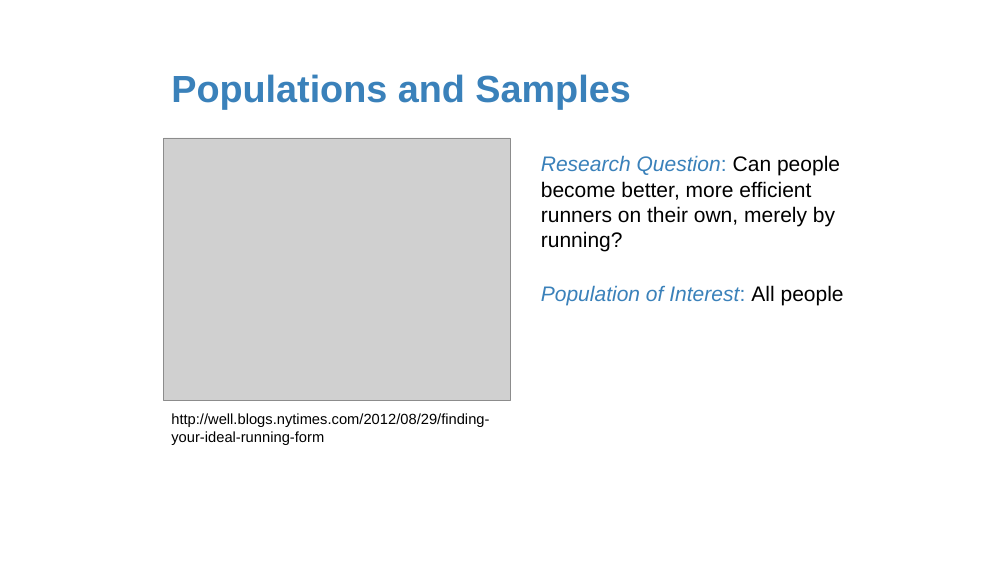
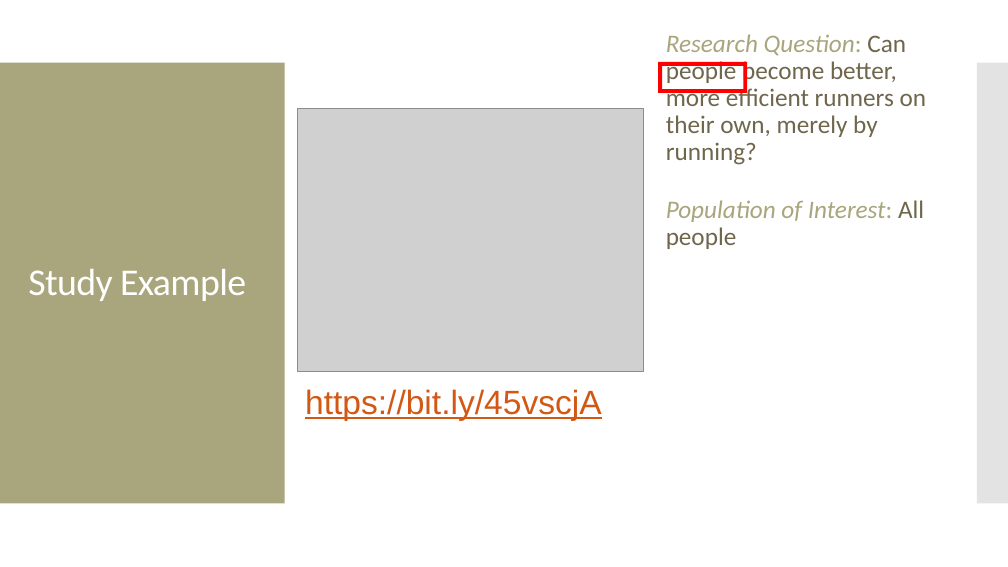
Before and after one commit to amosca01/MATH108-F23, a slide deck: slide 7 of slides/02-data-collection.pptx (slide 4 before the commit). Drawn at 1008x567 pixels with LibreOffice and Linux fonts; fonts in the diff are those of the drawing; grey boxes stand for pictures. Boxes give left, top, right and bottom in pixels: in the first picture for what was removed or moved away, otherwise in the second. Text is boxed around its words. In the diff, an @@ line names an element or a change of style, - is before the commit and + after.

```diff
--- a/slides/02-data-collection.pptx
+++ b/slides/02-data-collection.pptx
@@ text "Research Question: Can people become ...": place and size @@
-text "Research Question: Can people become ..." at [541,155,840,251]
+text "Research Question: Can people become ..." at [666,34,927,165]
@@ text "Research Question: Can people become ..." at [666,34,927,165]: size 20 to 24 pt, font Arial to Calibri; text colour #3A81BA to #A9A57C in "Research Question:"; text colour #000000 to #6F664C in "Can people become better, more efficient runners ..."; line spacing 1 to 0.9 @@
@@ rectangle added at [0,63,285,504], fill #A9A57C @@
@@ title removed at [171,74,630,109] @@
-Populations and Samples
@@ frame added at [659,62,748,93], fill #FF0000 @@
@@ rectangle added at [977,63,1008,504], fill #C8C8C8 at 50% opacity @@
@@ picture: place and size @@
-picture at [164,138,510,400]
+picture at [298,109,644,371]
@@ text "Population of Interest: All people": place and size @@
-text "Population of Interest: All people" at [541,285,844,305]
+text "Population of Interest: All people" at [666,200,924,249]
@@ text "Population of Interest: All people" at [666,200,924,249]: size 20 to 24 pt, font Arial to Calibri; text colour #3A81BA to #A9A57C in "Population of Interest:"; text colour #000000 to #6F664C in "All people"; line spacing 1 to 0.9 @@
@@ title added at [28,269,246,301], 36 pt, text #FFFFFF @@
+Study Example
@@ text added at [305,389,602,421], 32 pt, text #D25814, underline @@
+https://bit.ly/45vscjA
@@ text removed at [171,413,489,445] @@
-http://well.blogs.nytimes.com/2012/08/29/finding-your-ideal-running-form
```
Also in this commit, not shown: 32 other slides changed, 21 slides added, 18 slides removed, 4 other files.
